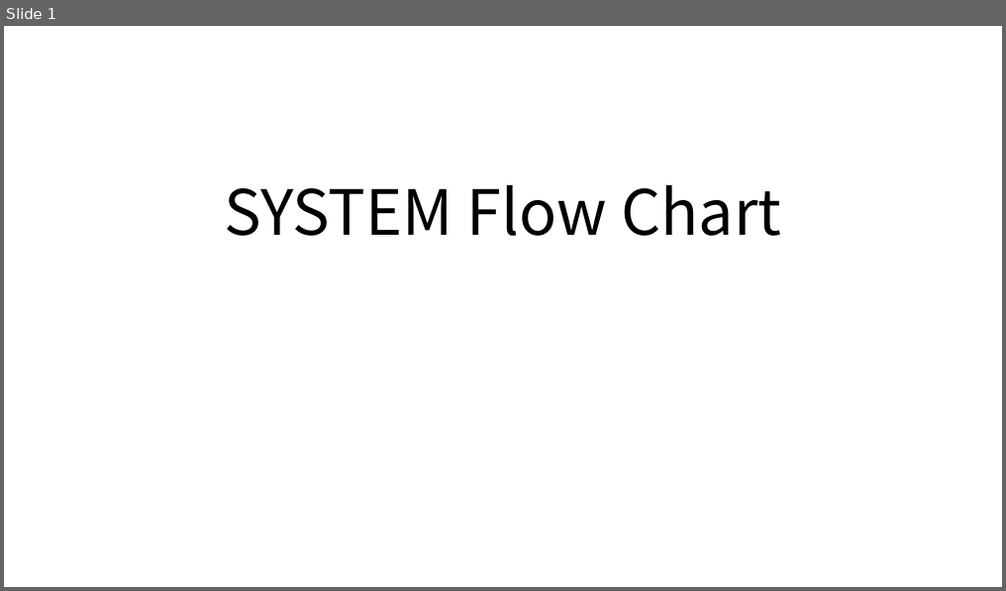
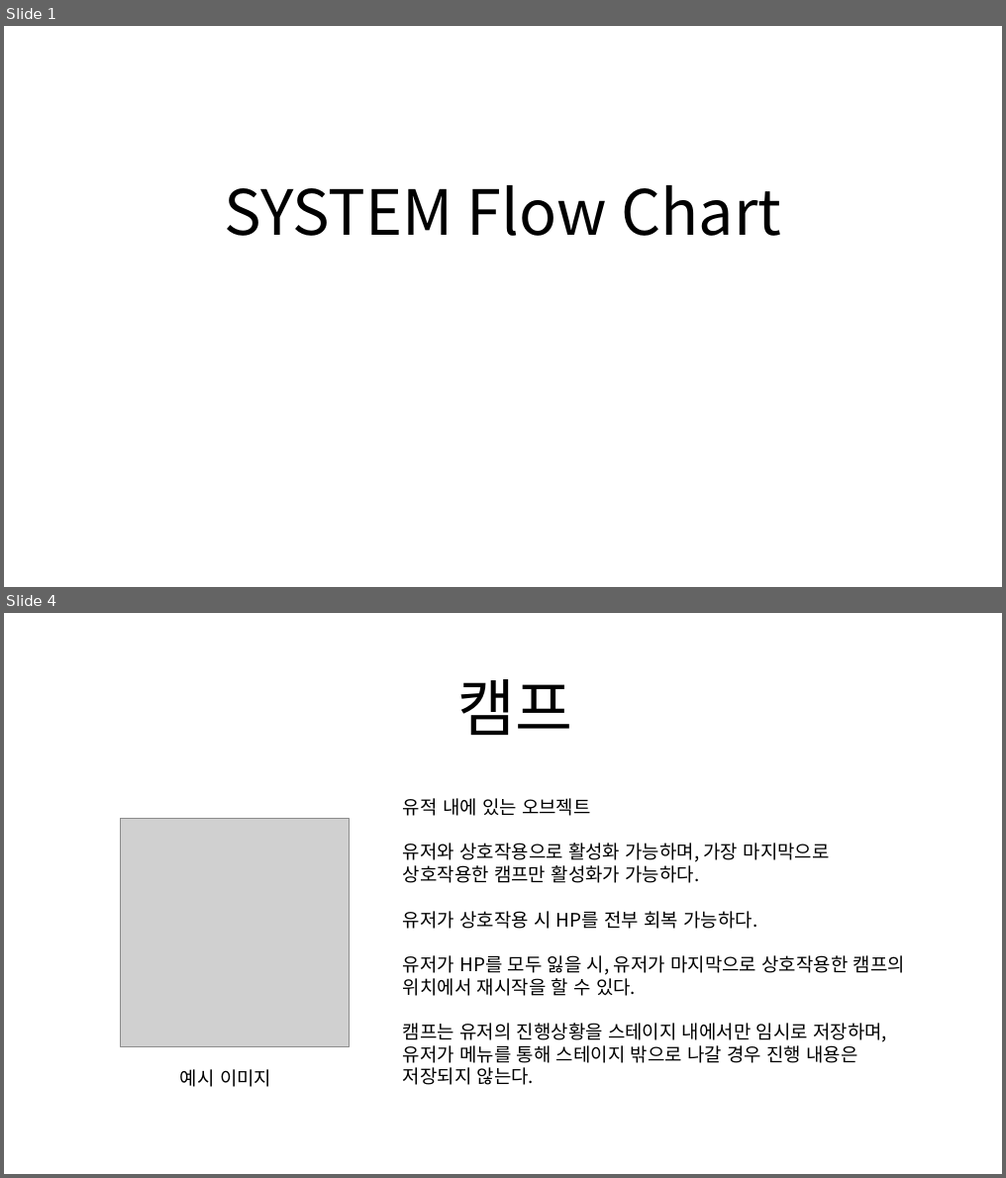
Before and after one commit to SBS-Academy-Team-Cube/Trip_of_Memories, a slide deck: Documents/Trip of memories SYSTEM Flow Chart.pptx. Shown one above the other, each under a label of ours: slide 1 before the commit, slides 1 and 4 after it; the slides between them are not shown. The pictures are 1006x591 and 1006x1178 pixels, drawn with LibreOffice and Linux fonts; fonts in the diff are those of the drawing; grey boxes stand for pictures. Boxes give left, top, right and bottom in pixels: in the first picture for what was removed or moved away, otherwise in the second. Text is boxed around its words. In the diff, an @@ line names an element or a change of style, - is before the commit and + after.

```diff
--- a/Documents/Trip of memories SYSTEM Flow Chart.pptx
+++ b/Documents/Trip of memories SYSTEM Flow Chart.pptx
@@ slide 4 added at (x1=4, y1=613, x2=1002, y2=1174), background #FFFFFF @@
@@ title added at (x1=458, y1=679, x2=573, y2=735), 60 pt, text #000000 @@
+캠프
@@ picture added at (x1=121, y1=819, x2=350, y2=1048) @@
@@ text added at (x1=403, y1=798, x2=905, y2=1085), 18 pt, text #000000 @@
+유적 내에 있는 오브젝트
+유저와 상호작용으로 활성화 가능하며, 가장 마지막으로 상호작용한 캠프만 활성화가 가능하다.
+유저가 상호작용 시 HP를 전부 회복 가능하다.
+유저가 HP를 모두 잃을 시, 유저가 마지막으로 상호작용한 캠프의 위치에서 재시작을 할 수 있다.
+캠프는 유저의 진행상황을 스테이지 내에서만 임시로 저장하며, 유저가 메뉴를 통해 스테이지 밖으로 나갈 경우 진행 내용은 저장되지 않는다.
@@ text added at (x1=180, y1=1069, x2=271, y2=1087), 18 pt, text #000000 @@
+예시 이미지
```
Also in this commit, not shown: 1 slide changed, 3 other slides added, 1 slide removed.
